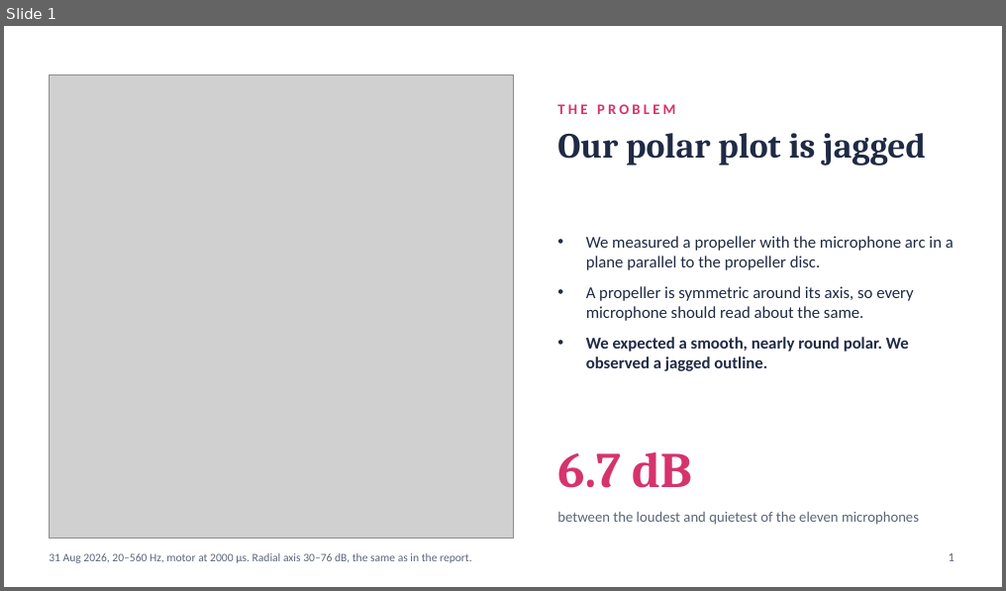
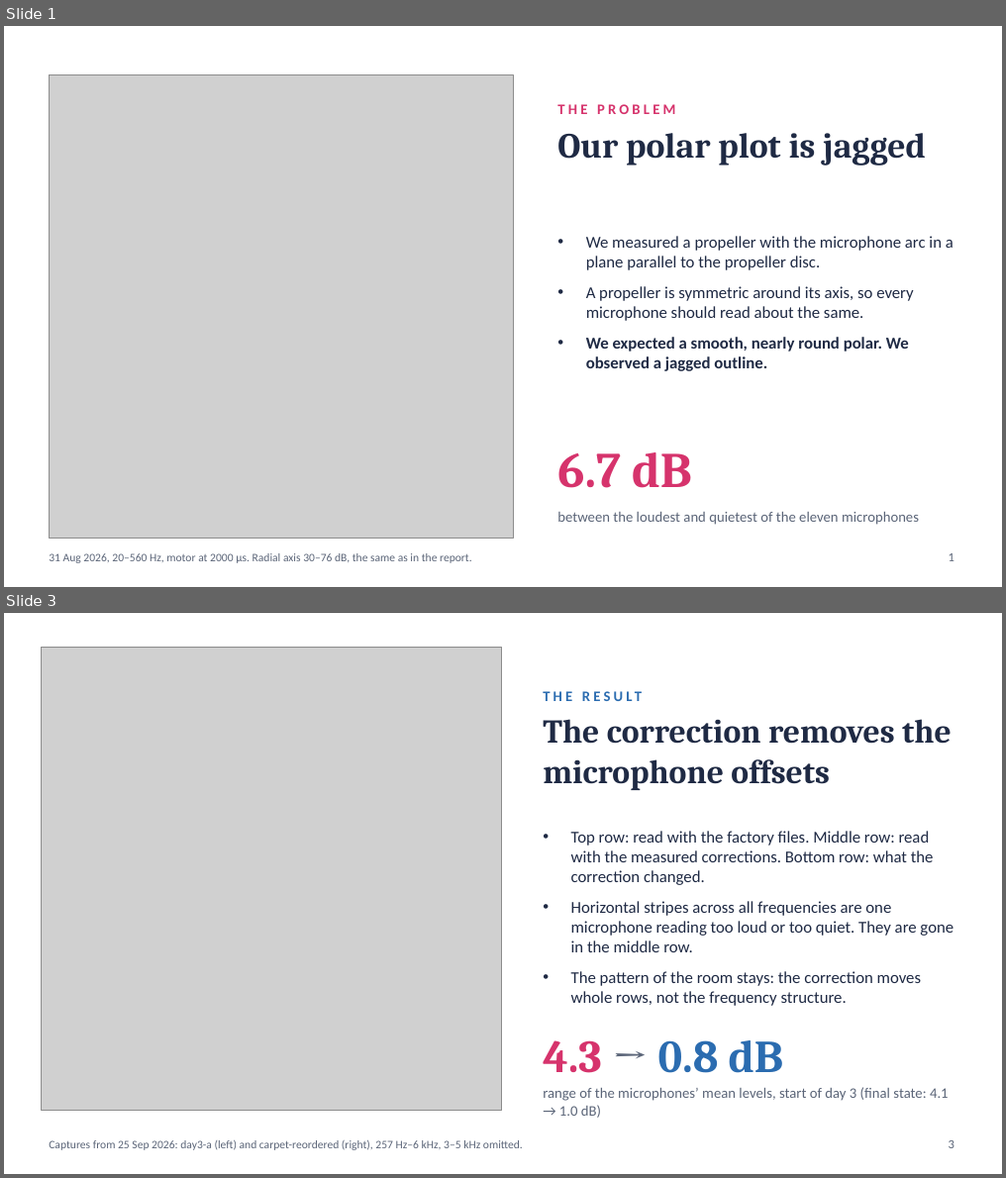
Before and after one commit to asdfgh0318/SoundVisualizer, a slide deck: docs/analysis/chamber-final-2026-10-01/slides/chamber-slides.pptx. Shown one above the other, each under a label of ours: slide 1 before the commit, slides 1 and 3 after it; the slides between them are not shown. The pictures are 1006x591 and 1006x1178 pixels, drawn with LibreOffice and Linux fonts; fonts in the diff are those of the drawing; grey boxes stand for pictures. Boxes give left, top, right and bottom in pixels: in the first picture for what was removed or moved away, otherwise in the second. Text is boxed around its words. In the diff, an @@ line names an element or a change of style, - is before the commit and + after.

```diff
--- a/docs/analysis/chamber-final-2026-10-01/slides/chamber-slides.pptx
+++ b/docs/analysis/chamber-final-2026-10-01/slides/chamber-slides.pptx
@@ slide 3 added at <box>4,613,1002,1174</box>, background #FFFFFF @@
@@ picture added at <box>42,647,502,1111</box> @@
@@ text added at <box>543,680,954,710</box>, 14 pt, text #2B6CB0, bold @@
+THE RESULT
@@ text added at <box>543,719,951,790</box>, 32 pt, text #1F2A44, bold @@
+The correction removes the microphone offsets
@@ text added at <box>571,831,953,1006</box>, 16 pt, text #1F2A44 @@
+• Top row: read with the factory files. Middle row: read with the measured corrections. Bottom row: what the correction changed.
+• Horizontal stripes across all frequencies are one microphone reading too loud or too quiet. They are gone in the middle row.
+• The pattern of the room stays: the correction moves whole rows, not the frequency structure.
@@ text added at <box>543,1041,784,1073</box>, 44 pt, text #2B6CB0, bold @@
+4.3 → 0.8 dB
@@ text added at <box>543,1087,948,1118</box>, 14 pt, text #5B6578 @@
+range of the microphones’ mean levels, start of day 3 (final state: 4.1 → 1.0 dB)
@@ text added at <box>49,1141,523,1151</box>, 11 pt, text #5B6578 @@
+Captures from 25 Sep 2026: day3-a (left) and carpet-reordered (right), 257 Hz–6 kHz, 3–5 kHz omitted.
@@ text added at <box>948,1141,954,1149</box>, 12 pt, text #5B6578 @@
+3
```
Also in this commit, not shown: 2 slides changed, 2 other files.
